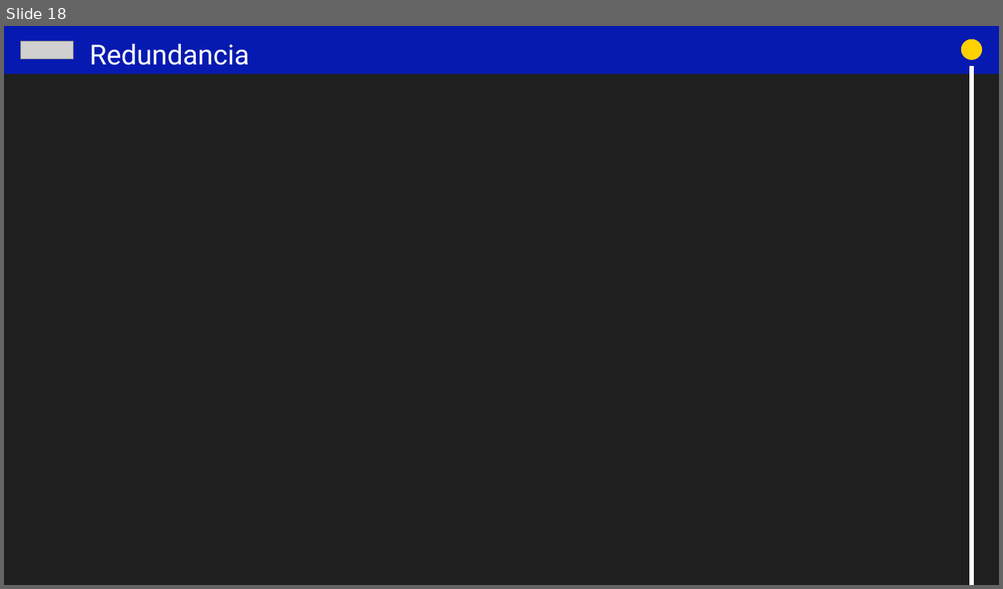
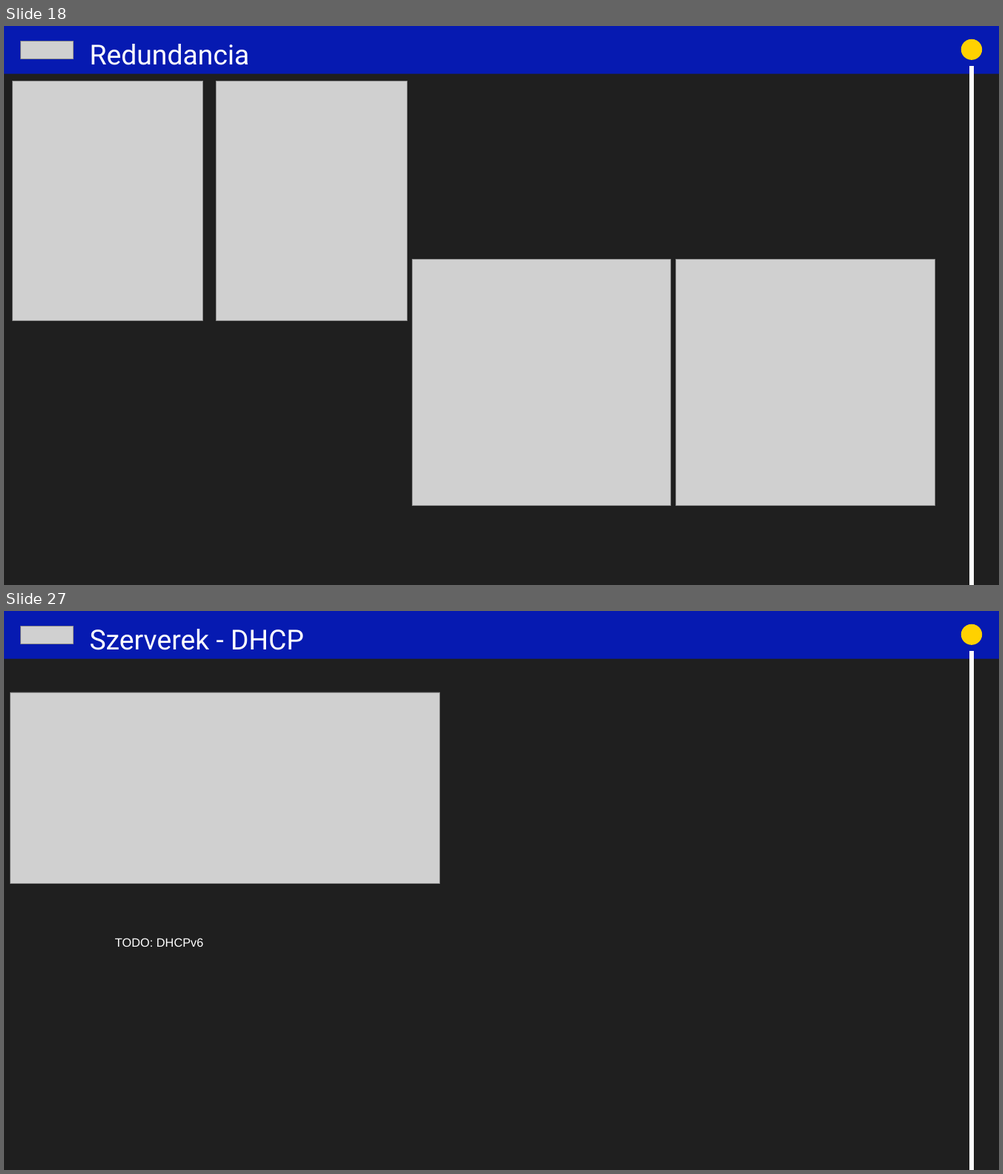
Before and after one commit to PowerRanger2130/PaceX, a slide deck: Projectmunka.pptx. Shown one above the other, each under a label of ours: slide 18 before the commit, slides 18 and 27 after it; the slides between them are not shown. The pictures are 1003x589 and 1003x1174 pixels, drawn with LibreOffice and Linux fonts; fonts in the diff are those of the drawing; grey boxes stand for pictures. Boxes give left, top, right and bottom in pixels: in the first picture for what was removed or moved away, otherwise in the second. Text is boxed around its words. In the diff, an @@ line names an element or a change of style, - is before the commit and + after.

```diff
--- a/Projectmunka.pptx
+++ b/Projectmunka.pptx
@@ slide 27 added at bbox=[4, 611, 999, 1170], background #1F1F1F @@
@@ rectangle added at bbox=[4, 611, 999, 659], fill #061AB1 @@
@@ picture added at bbox=[21, 627, 73, 644] @@
@@ text added at bbox=[90, 629, 304, 650], 32 pt, text #FEFEFE @@
+Szerverek - DHCP
@@ ellipse added at bbox=[961, 624, 982, 645], fill #FFD100 @@
@@ arrow added from (971, 653) to (971, 1170), #FFFFFF 5.5 pt @@
@@ picture added at bbox=[11, 692, 440, 883] @@
@@ text added at bbox=[115, 938, 204, 947], 14 pt, text #FFFFFF @@
+TODO: DHCPv6
@@ slide 18 changed as well @@
@@ picture added at bbox=[13, 81, 203, 321] @@
@@ picture added at bbox=[216, 81, 407, 321] @@
@@ picture added at bbox=[412, 260, 670, 506] @@
@@ picture added at bbox=[675, 260, 934, 506] @@
```
Also in this commit, not shown: 2 other slides changed, 17 other slides added, 17 slides removed, 26 other files.
